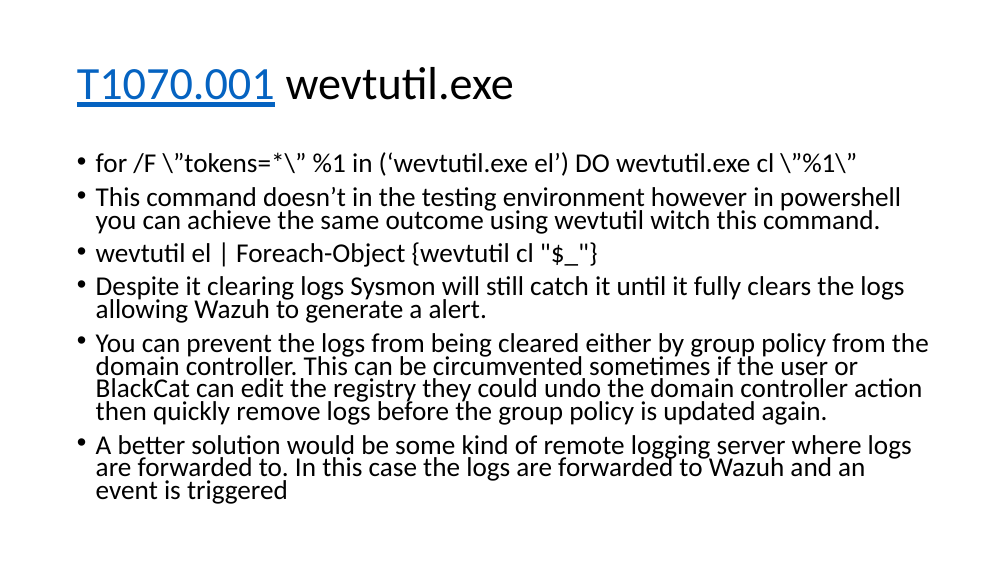
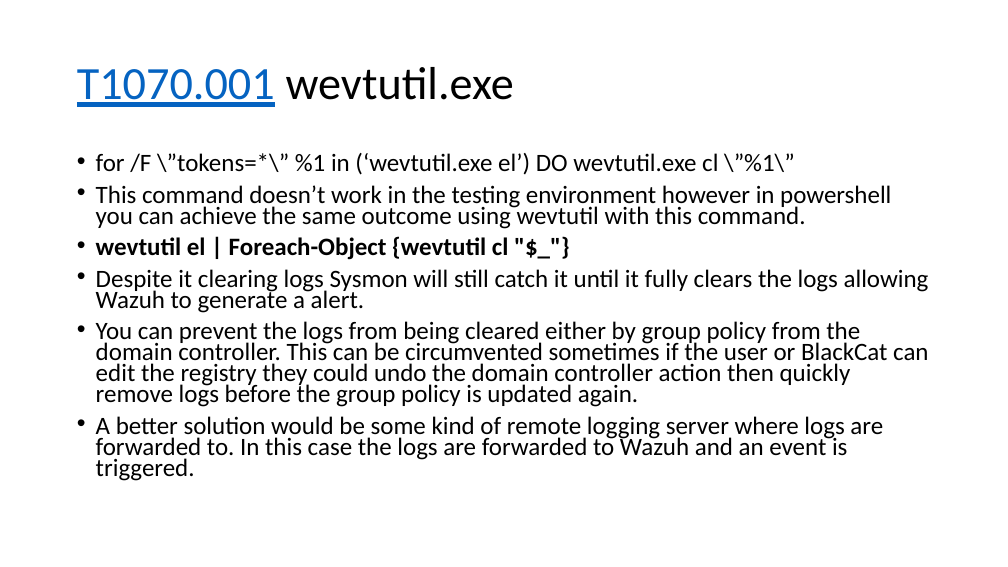
Before and after one commit to CHROME-PLATED-METRO-WOLF/attack, a slide deck: slide 6 of evidence.pptx (slide 7 before the commit). Drawn at 1008x567 pixels with LibreOffice and Linux fonts; fonts in the diff are those of the drawing. Boxes give left, top, right and bottom in pixels: in the first picture for what was removed or moved away, otherwise in the second. Text is boxed around its words. In the diff, an @@ line names an element or a change of style, - is before the commit and + after.

Commit message:
added commands
added commands to attack script and added a menu to select from

```diff
--- a/evidence.pptx
+++ b/evidence.pptx
@@ text at [96,153,929,407]: size 25.9 to 23.8 pt in "for /F \”tokens=*\” %1 in (‘wevtutil.exe el’) ...", "wevtutil el | Foreach-Object {wevtutil cl "$_"}", "Despite it clearing logs Sysmon will still ...", "You can prevent the logs from being ..."; bold on in "wevtutil el | Foreach-Object {wevtutil cl "$_"}" @@
@@ text at [96,185,891,229]: text changed; size 25.9 to 23.8 pt @@
-• This command doesn’t in the testing environment however in powershell you can achieve the same outcome using wevtutil witch this command.
+• This command doesn’t work in the testing environment however in powershell you can achieve the same outcome using wevtutil with this command.
@@ text at [96,416,883,481]: text changed; size 25.9 to 23.8 pt @@
-• A better solution would be some kind of remote logging server where logs are forwarded to. In this case the logs are forwarded to Wazuh and an event is triggered
+• A better solution would be some kind of remote logging server where logs are forwarded to. In this case the logs are forwarded to Wazuh and an event is triggered.
```
Also in this commit, not shown: 1 slide added, 1 other file.
